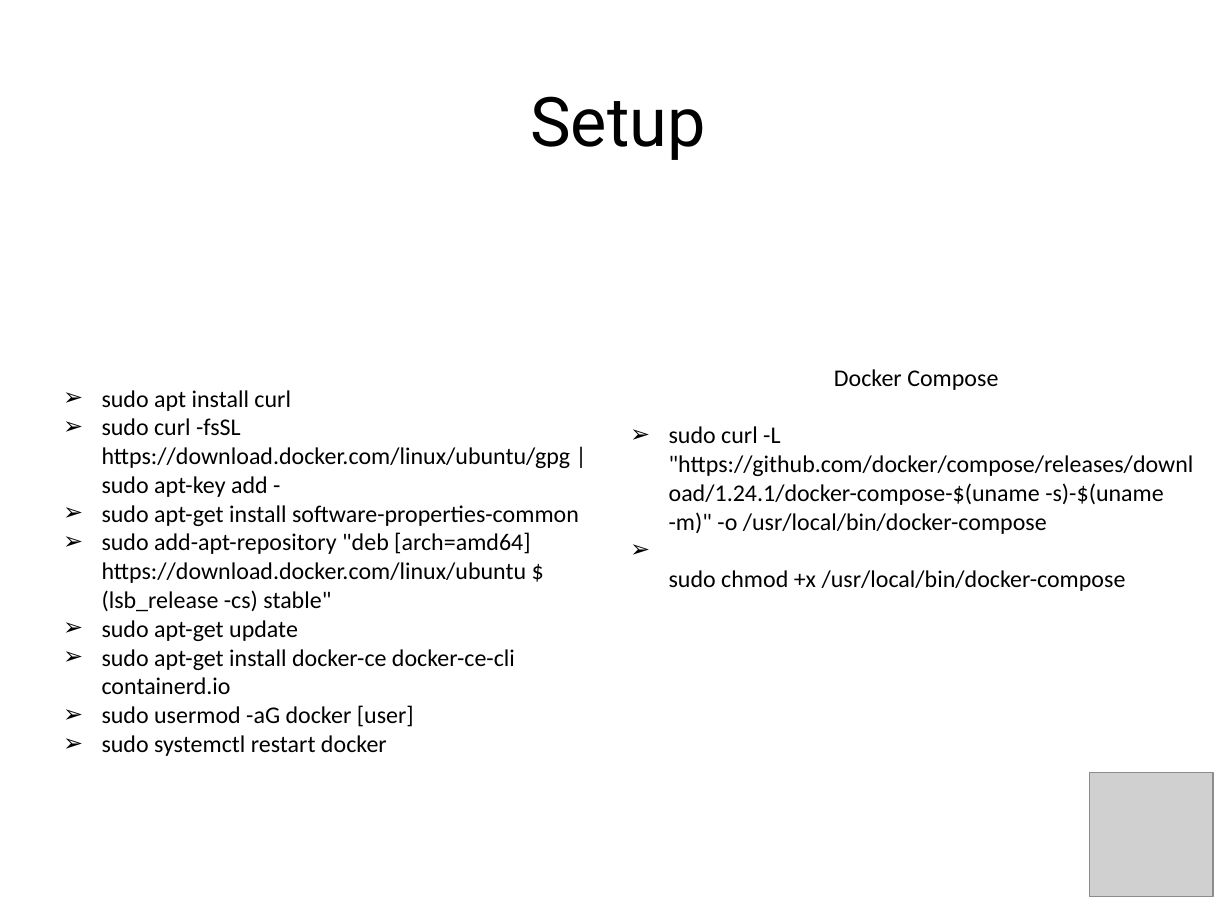
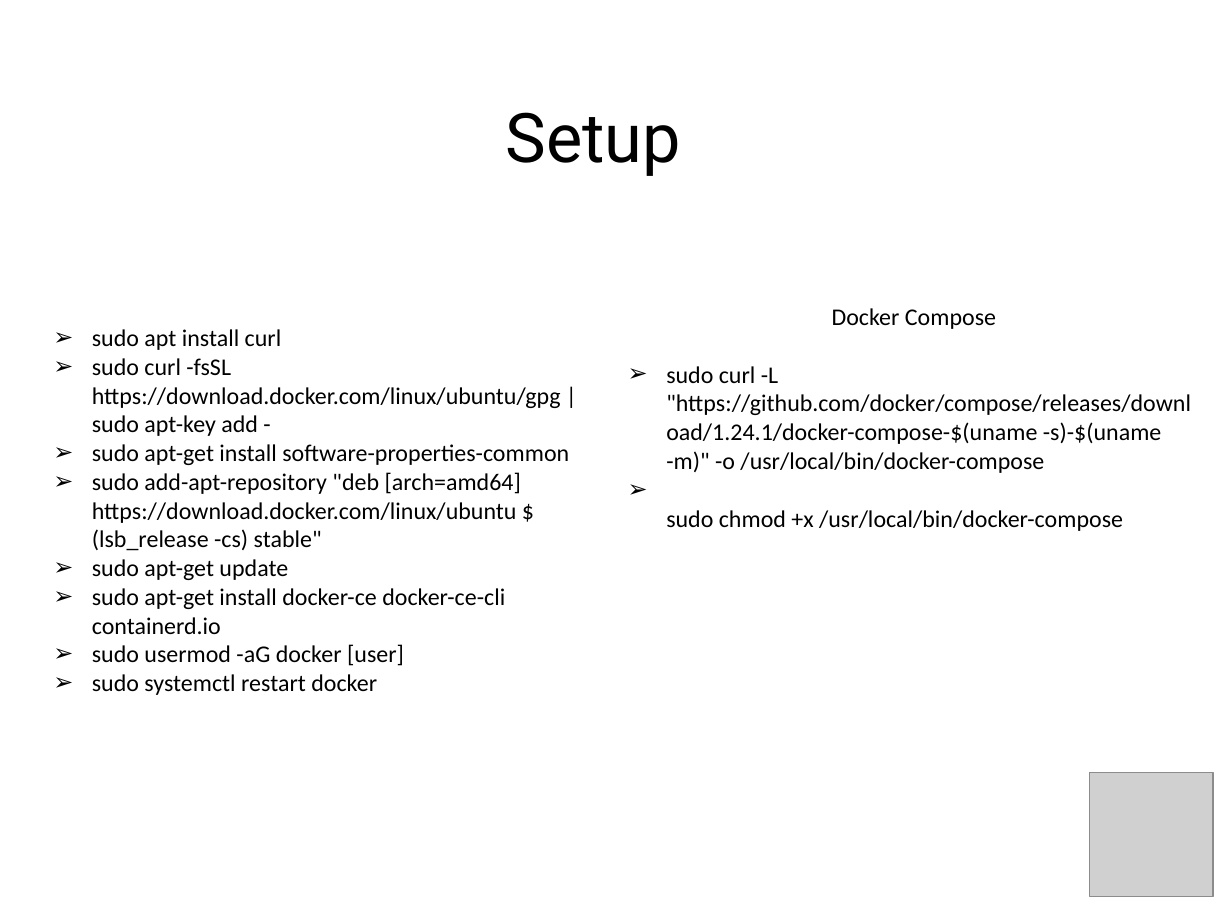
Before and after one commit to sahityacodes/VirtualizationCloudComputingProject, a slide deck: slide 7 of VCC.pptx. Drawn at 1232x924 pixels with LibreOffice and Linux fonts; fonts in the diff are those of the drawing; grey boxes stand for pictures. Boxes give left, top, right and bottom in pixels: in the first picture for what was removed or moved away, otherwise in the second. Text is boxed around its words. In the diff, an @@ line names an element or a change of style, - is before the commit and + after.

```diff
--- a/VCC.pptx
+++ b/VCC.pptx
@@ text "Setup": place and size @@
-text "Setup" at <box>530,96,705,160</box>
+text "Setup" at <box>506,112,681,176</box>
@@ text "Docker Compose": place and size @@
-text "Docker Compose" at <box>669,369,1194,591</box>
+text "Docker Compose" at <box>666,308,1191,531</box>
@@ text "sudo apt install curl": place and size @@
-text "sudo apt install curl" at <box>102,390,579,756</box>
+text "sudo apt install curl" at <box>92,329,569,695</box>
```
Also in this commit, not shown: 20 other slides changed, 1 slide added.
